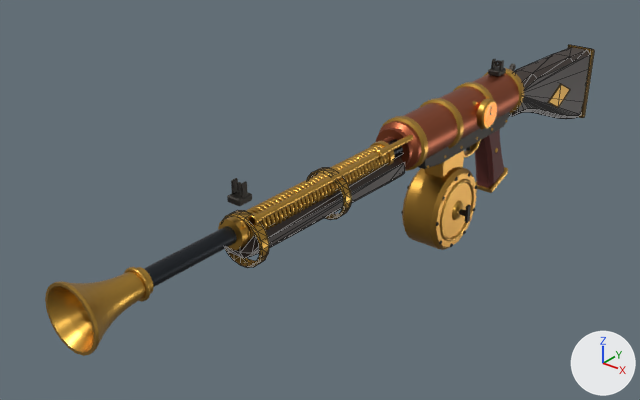
What one commit did to the glTF model examples/steampunk-rifle.glb.
The view is the same before and after, from a 50 mm camera at (0.571, -1.105, 0.497) aimed at (-0.083, -0.287, -0.01). The axes (+X, +Y, +Z) are drawn at lower right. The lights are the same throughout. The older version comes first. Mesh edges are drawn as thin lines on the coarser meshes. Where no turn or scale is listed for an object, it has been applied to the vertices. Vertices at exactly the same position are counted once.

In view in the first picture: 'Barrel', 'Grip', 'Handguard', 'Magazine', 'Muzzle', 'Receiver', 'Stock' and 2 more.
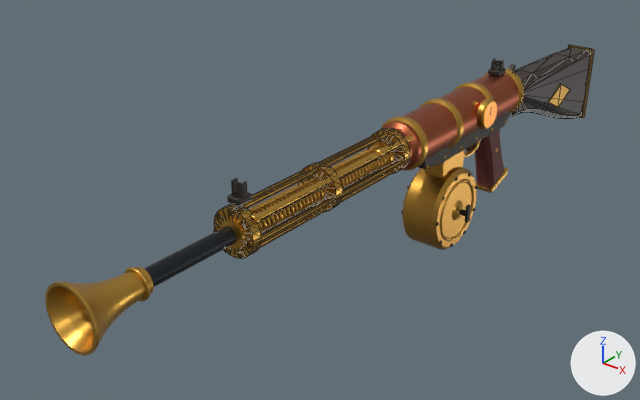
Changed parts and their boxes [x1, y1, x2, y2] in the pictures (640 x 400 px):
'Handguard', reshaped (8% wider, 14% taller): before [224, 153, 405, 268]; after [214, 128, 410, 259]
part 1 of me_handguard_mesh, added: after [229, 132, 388, 216]
part 2 of me_handguard_mesh, added: after [216, 135, 375, 219]
part 3 of me_handguard_mesh, added: after [238, 169, 394, 258]
part 4 of me_handguard_mesh, added: after [246, 159, 404, 248]
part 5 of me_handguard_mesh, added: after [242, 147, 400, 229]
part 6 of me_handguard_mesh, added: after [368, 128, 410, 174]
part 7 of me_handguard_mesh, added: after [298, 162, 343, 212]
part 8 of me_handguard_mesh, added: after [214, 204, 261, 259]
part 9 of me_handguard_mesh, deleted: before [224, 153, 405, 268]
part 10 of me_handguard_mesh, deleted: before [307, 168, 352, 220]

Diff of the bpy script that builds the scene:
```diff
--- a/examples/steampunk-rifle.glb.py
+++ b/examples/steampunk-rifle.glb.py
@@ me_handguard_mesh @@
 # used by ob_handguard; parent = ob_receiver; location = (0.0, -0.173, 0.0)
-me_handguard_mesh.from_pydata(...)  # 180 vertices, 280 faces; spans x -0.03..0.03, y -0.289..0.01, z -0.044..0.017
-me_handguard_mesh.materials.append(mat_mat_stock)  # brown #31241c
+me_handguard_mesh.from_pydata(...)  # 390 vertices, 602 faces; spans x -0.028..0.028, y -0.289..0.0, z -0.028..0.028
+# me_handguard_mesh part 1: a new loose piece, an 8-sided cylinder along y spanning x -0.0032..0.0032, y -0.2892..0.0, z 0.0208..0.0272, in mat_mat_accent (orange #c69945)
+# me_handguard_mesh part 2: a new loose piece, an 8-sided cylinder along y spanning x -0.0219..-0.0155, y -0.2892..0.0, z 0.0117..0.0181, in mat_mat_accent (orange #c69945)
+# me_handguard_mesh part 3: a new loose piece, an 8-sided cylinder along y spanning x 0.0072..0.0136, y -0.2892..0.0, z -0.0248..-0.0184, in mat_mat_accent (orange #c69945)
+# me_handguard_mesh part 4: a new loose piece, an 8-sided cylinder along y spanning x 0.0202..0.0266, y -0.2892..0.0, z -0.0085..-0.0021, in mat_mat_accent (orange #c69945)
+# me_handguard_mesh part 5: a new loose piece, an 8-sided cylinder along y spanning x 0.0155..0.0219, y -0.2892..0.0, z 0.0117..0.0181, in mat_mat_accent (orange #c69945)
+# me_handguard_mesh part 6: a new loose piece of 88 vertices spanning x -0.028..0.028, y -0.015..-0.001, z -0.028..0.028, in mat_mat_trim (orange #c69945)
+# me_handguard_mesh part 7: a new loose piece of 88 vertices spanning x -0.028..0.028, y -0.152..-0.138, z -0.028..0.028, in mat_mat_trim (orange #c69945)
+# me_handguard_mesh part 8: a new loose piece of 88 vertices spanning x -0.028..0.028, y -0.288..-0.274, z -0.028..0.028, in mat_mat_trim (orange #c69945)
+# me_handguard_mesh part 9
+# 104 vertices are removed from x -0.03..0.03, y -0.289..0.01, z -0.044..0.017
+# 166 faces are deleted
+# me_handguard_mesh part 10
+# 76 vertices are removed from x -0.03..0.03, y -0.137..-0.123, z -0.044..0.017
+# 114 faces are deleted
+# other edits to the shape of me_handguard_mesh do not show in these pictures
 me_handguard_mesh.materials.append(mat_mat_trim)
+me_handguard_mesh.materials.append(mat_mat_accent)  # orange #c69945
```
